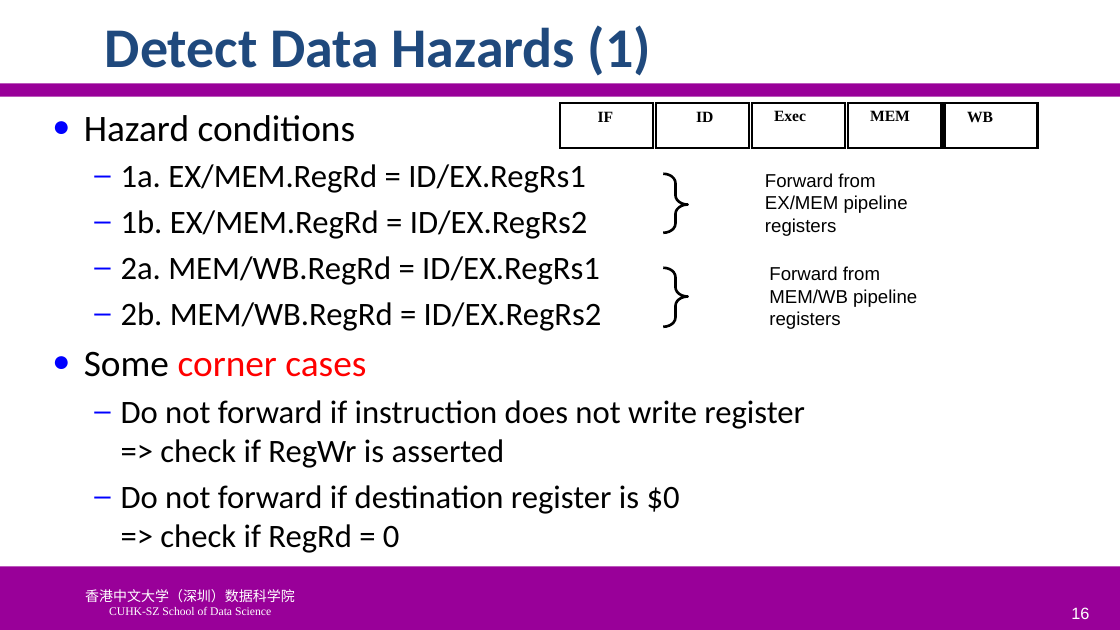
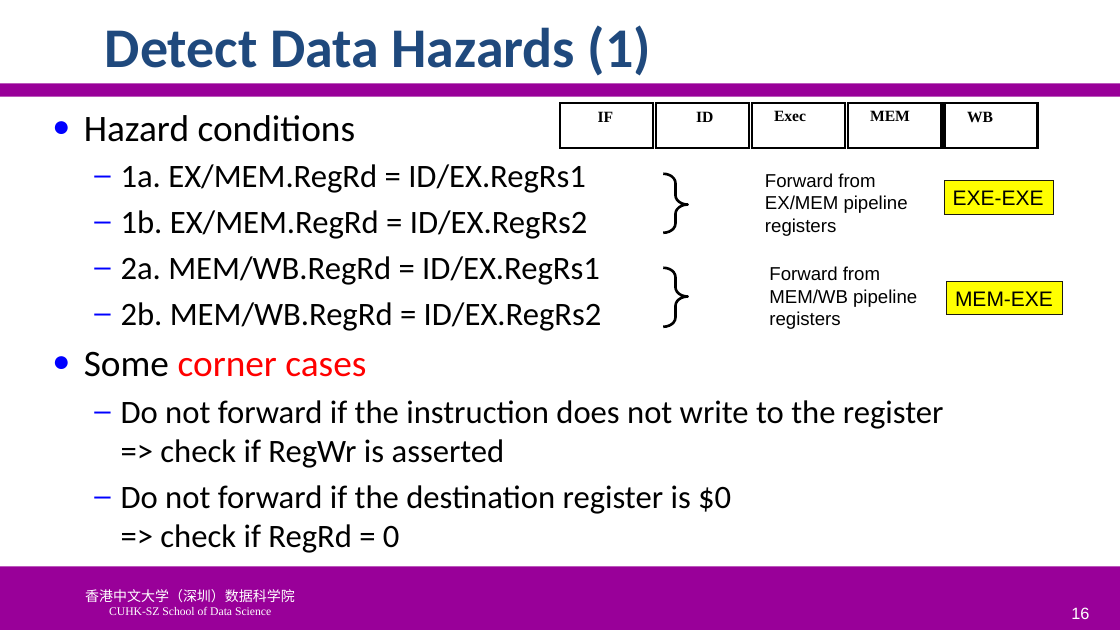
Before and after one commit to SUNCHAOYI923/CMU_CSAPP, a slide deck: slide 16 of slide/CA3060-4-Hazards.pptx. Drawn at 1120x630 pixels with LibreOffice and Linux fonts; fonts in the diff are those of the drawing; background and template pictures are left out. Boxes give left, top, right and bottom in pixels: in the first picture for what was removed or moved away, otherwise in the second. Text is boxed around its words. In the diff, an @@ line names an element or a change of style, - is before the commit and + after.

```diff
--- a/slide/CA3060-4-Hazards.pptx
+++ b/slide/CA3060-4-Hazards.pptx
@@ rectangle added at box(944, 180, 1054, 213), fill #FFFF00, outline #1E1C11 0.75 pt, 18 pt, text #000000 @@
+EXE-EXE
@@ rectangle added at box(947, 281, 1063, 315), fill #FFFF00, outline #1E1C11 0.75 pt, 18 pt, text #000000 @@
+MEM-EXE
@@ text at box(121, 400, 944, 553): text changed @@
-  – Do not forward if instruction does not write register
-    => check if RegWr is asserted
-  – Do not forward if destination register is $0
-    => check if RegRd = 0
+  – Do not forward if the instruction does not write to the register
+    => check if RegWr is asserted
+  – Do not forward if the destination register is $0
+    => check if RegRd = 0
```
Also in this commit, not shown: 7 other slides changed, 18 slides added, 5 slides removed, 5 other files.
